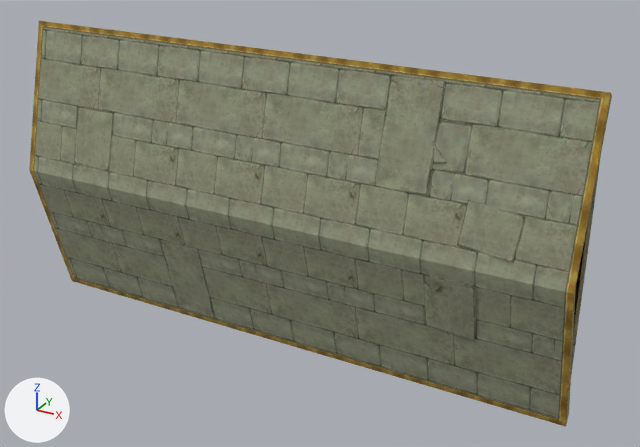
Before and after pictures for a commit that changed the OBJ model sceneobjs/xila_yewai_45/xila_yewai_45_dashendian/xila_yewai_45_dashendian_01.obj.
The view is the same before and after, from a 50 mm camera at (676.0, -1163.0, 547.0) aimed at (59.0, -41.0, -14.0). Lighting does not change. The marker at lower left points along +X, +Y and +Z. Where no turn or scale is listed for an object, it has been applied to the vertices. Vertices at the same position are counted once.

Objects in the first picture: 'xila_yewai_45_dashendian_01'.
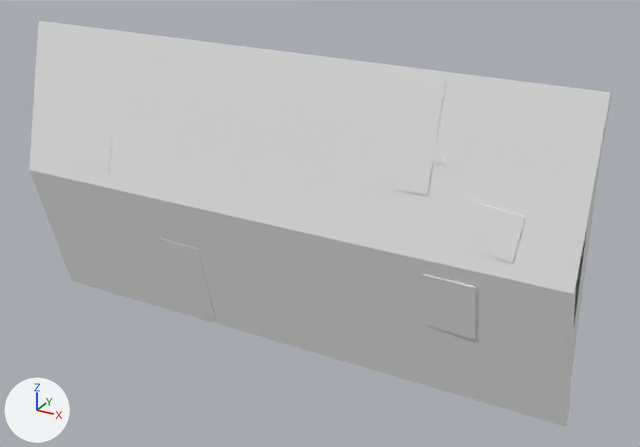
Edits to the bpy script that builds the scene:
```text
Add mat_material_2_1:
    mat_material_2_1 = principled_material('material_2')
    mat_material_2_1.base_color = (0.8, 0.8, 0.8)  # white #e7e7e7
    mat_material_2_1.roughness = 1.0
Add mat_material_1_1:
    mat_material_1_1 = principled_material('material_1')
    mat_material_1_1.base_color = (0.8, 0.8, 0.8)  # white #e7e7e7
    mat_material_1_1.roughness = 1.0
Change me_xila_yewai_45_dashendian_01:
    where me_xila_yewai_45_dashendian_01.from_pydata(...)  # 190 vertices, 301 faces; spans x -477.0..477.0, y -124.0..-2.0, z -241.0..257.0
    used by ob_xila_yewai_45_dashendian_01; location = (0.0, 0.0, 0.0)
    me_xila_yewai_45_dashendian_01 part 1: all 193 faces that had it switch from mat_material_2 (picture img_xila_yewai_45_dashendian_05_png) to mat_material_2_1 (white #e7e7e7)
    me_xila_yewai_45_dashendian_01 part 2: all 108 faces that had it switch from mat_material_1 (picture img_xila_yewai_45_dashendian_01_png) to mat_material_1_1 (white #e7e7e7)
```

Boxes [x1, y1, x2, y2] around the edits, measured in the pictures (640 x 447 px):
part 1 of me_xila_yewai_45_dashendian_01, recoloured (brown to grey): [29, 21, 612, 427] in both
part 2 of me_xila_yewai_45_dashendian_01, recoloured: [34, 28, 599, 419] in both
